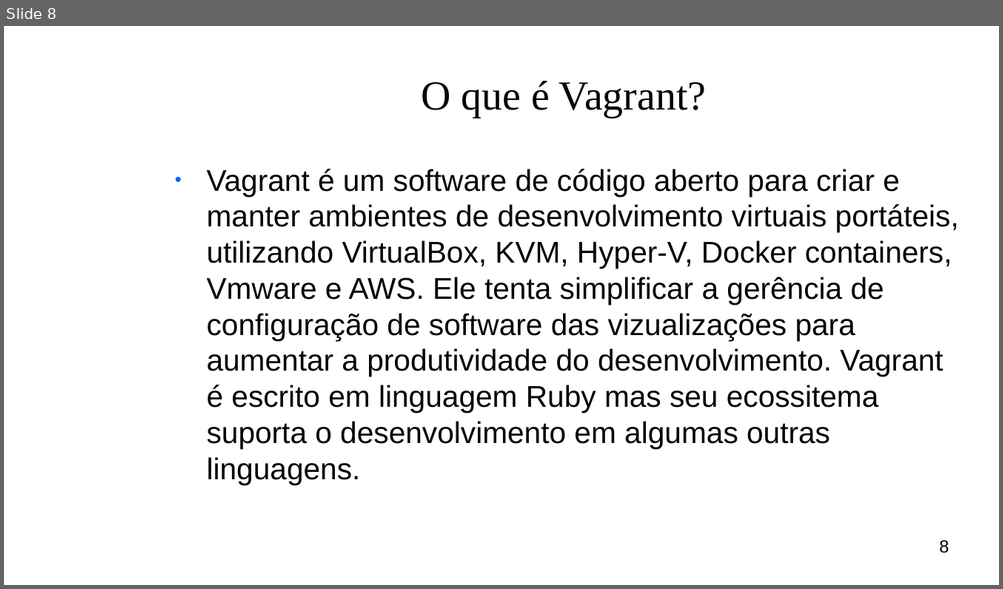
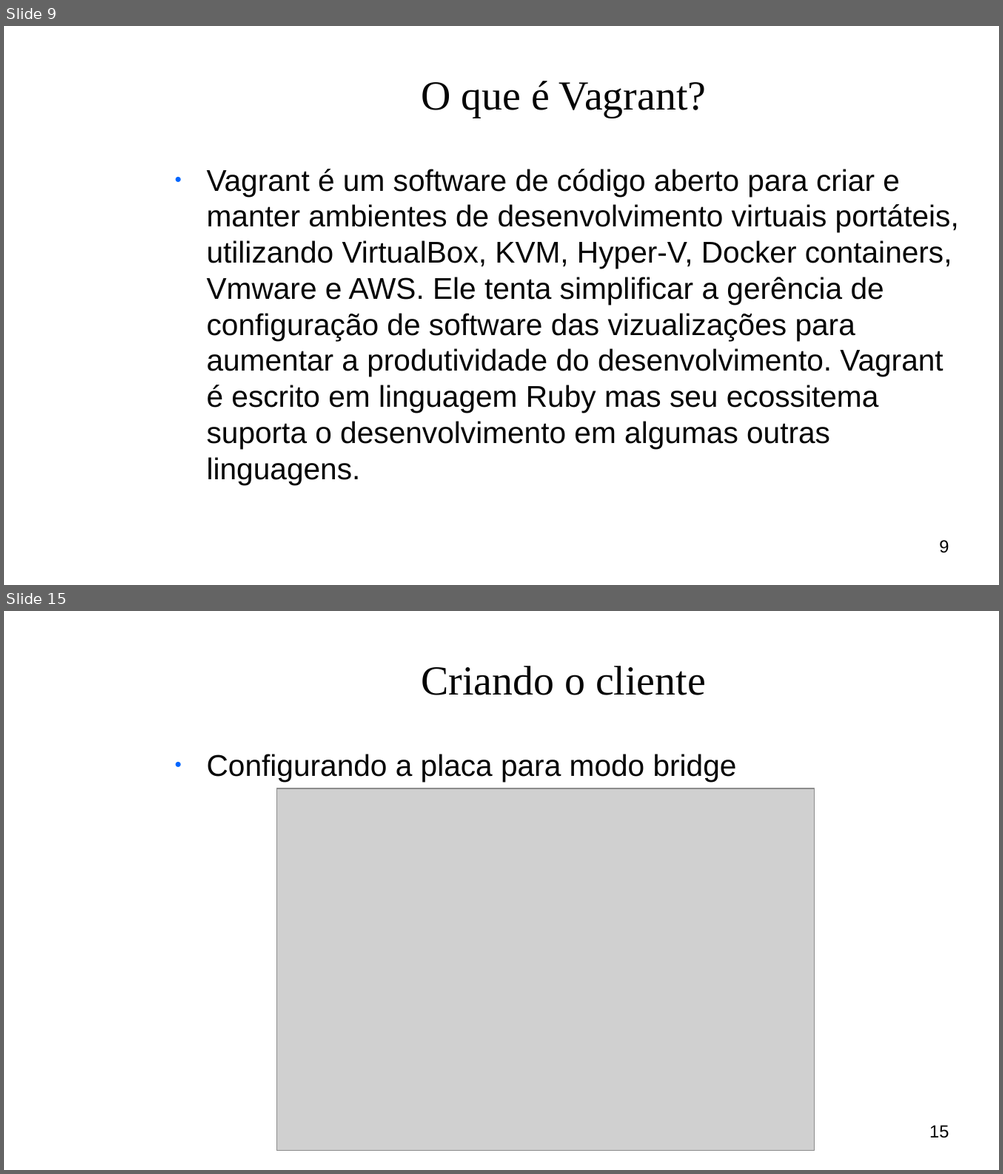
Before and after one commit to OtavioAL/LTSP, a slide deck: slideLTSP.odp. Shown one above the other, each under a label of ours: slide 8 before the commit, slides 9 and 15 after it; the slides between them are not shown. The pictures are 1003x589 and 1003x1174 pixels, drawn with LibreOffice and Linux fonts; fonts in the diff are those of the drawing; grey boxes stand for pictures; background and template pictures are left out. Boxes give left, top, right and bottom in pixels: in the first picture for what was removed or moved away, otherwise in the second. Text is boxed around its words. In the diff, an @@ line names an element or a change of style, - is before the commit and + after.

```diff
--- a/slideLTSP.odp
+++ b/slideLTSP.odp
@@ slide 15 added at bbox=[4, 611, 999, 1170], background picture (left out) @@
@@ title added at bbox=[421, 666, 706, 695], 33 pt, text #050505 @@
+Criando o cliente
@@ text added at bbox=[207, 754, 737, 781], 24 pt, text #050505 @@
+● Configurando a placa para modo bridge
@@ picture added at bbox=[276, 789, 814, 1152] @@
@@ page number added at bbox=[929, 1125, 948, 1139], 14 pt, text #000000 @@
+15
@@ what was slide 8 is now slide 9 @@
@@ page number at bbox=[939, 540, 948, 554]: text changed @@
-8
+9
```
Also in this commit, not shown: 3 slides changed, 4 other slides added, 1 slide removed, 2 other files.
